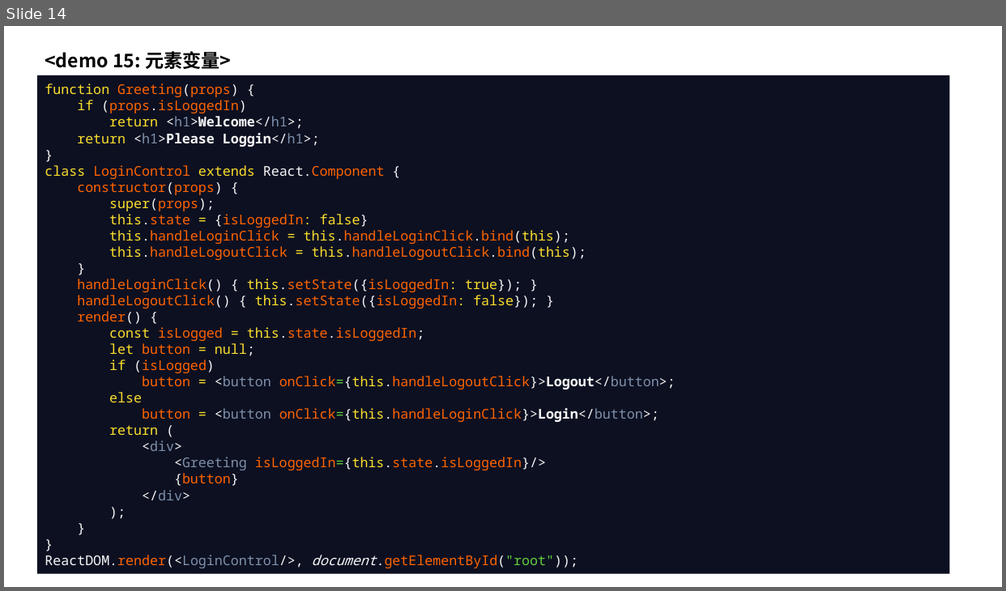
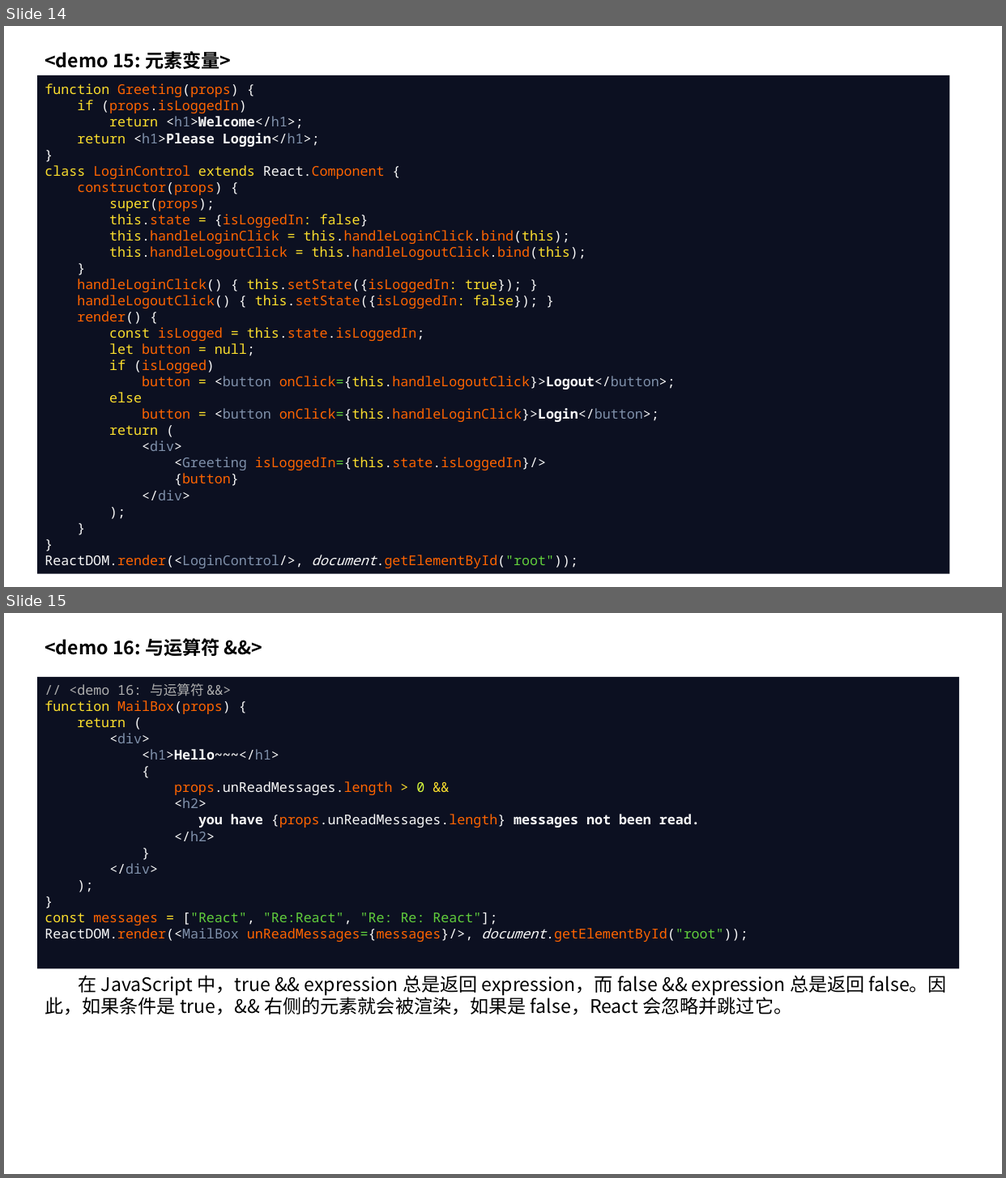
Before and after one commit to magicGemini/helloReactJS, a slide deck: ppt/ReactJS.pptx. Shown one above the other, each under a label of ours: slide 14 before the commit, slides 14 and 15 after it. The pictures are 1006x591 and 1006x1178 pixels, drawn with LibreOffice and Linux fonts; fonts in the diff are those of the drawing. Boxes give left, top, right and bottom in pixels: in the first picture for what was removed or moved away, otherwise in the second. Text is boxed around its words. In the diff, an @@ line names an element or a change of style, - is before the commit and + after.

```diff
--- a/ppt/ReactJS.pptx
+++ b/ppt/ReactJS.pptx
@@ slide 15 added at (x1=4, y1=613, x2=1002, y2=1174), background #FFFFFF @@
@@ text added at (x1=44, y1=638, x2=947, y2=1016), 18 pt, text #000000 @@
+<demo 16: 与运算符 &&>
+在 JavaScript 中，true && expression 总是返回 expression，而 false && expression 总是返回 false。因此，如果条件是 true，&& 右侧的元素就会被渲染，如果是 false，React 会忽略并跳过它。
@@ rectangle added at (x1=38, y1=677, x2=960, y2=969), fill #0C1021, 13 pt, text #F8F8F8 @@
+// <demo 16: 与运算符 &&>
+function MailBox(props) {
+return (
+<div>
+<h1>Hello~~~</h1>
+{
+props.unReadMessages.length > 0 &&
+<h2>
+you have {props.unReadMessages.length} messages not been read.
+</h2>
+}
+</div>
+);
+}
+const messages = ["React", "Re:React", "Re: Re: React"];
+ReactDOM.render(<MailBox unReadMessages={messages}/>, document.getElementById("root"));
```
Also in this commit, not shown: 1 other slide added, 1 other file.
